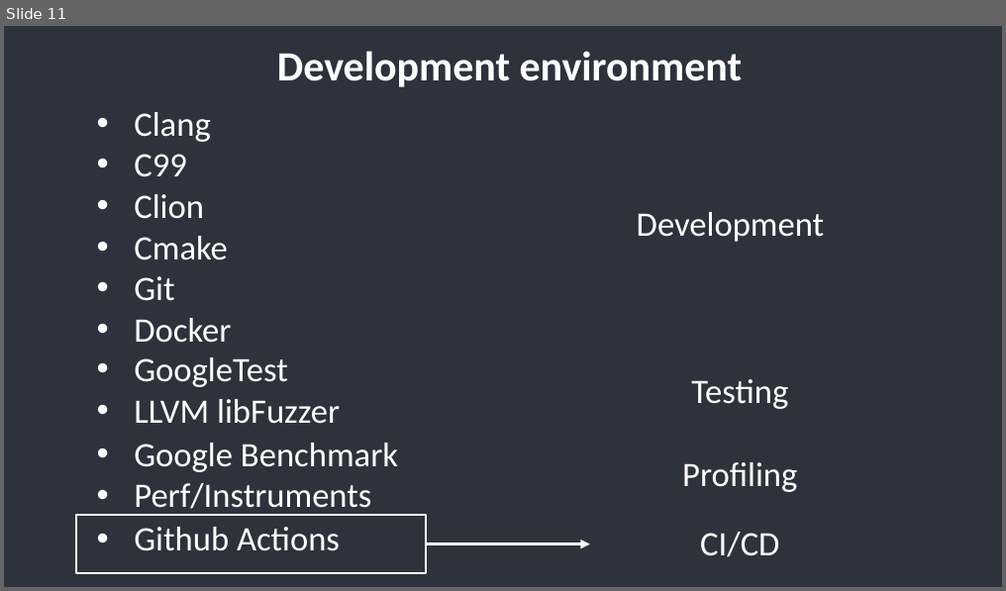
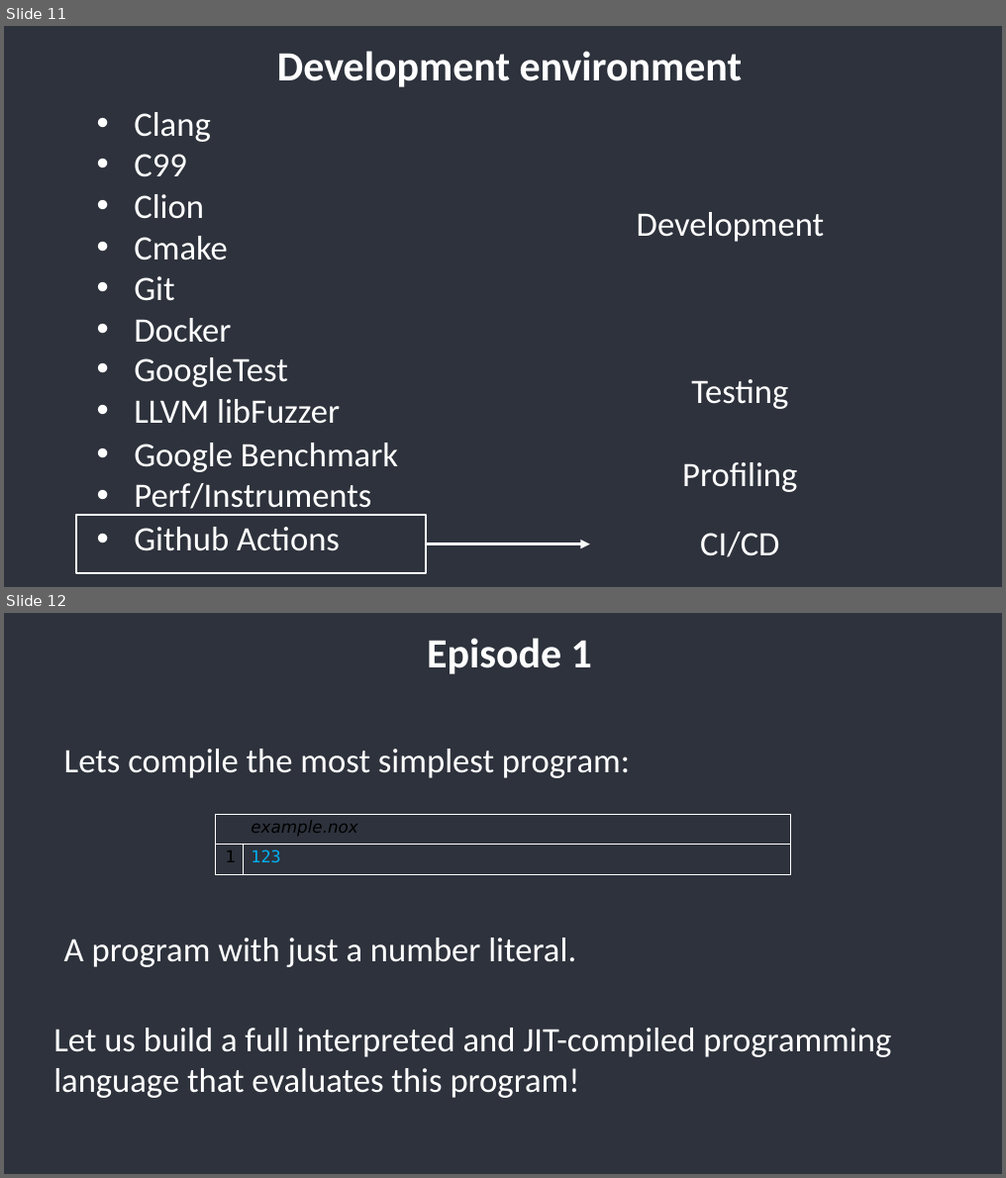
Before and after one commit to Naxaes/nox, a slide deck: presentation/Nox - Introduction.pptx. Shown one above the other, each under a label of ours: slide 11 before the commit, slides 11 and 12 after it. The pictures are 1006x591 and 1006x1178 pixels, drawn with LibreOffice and Linux fonts; fonts in the diff are those of the drawing. Boxes give left, top, right and bottom in pixels: in the first picture for what was removed or moved away, otherwise in the second. Text is boxed around its words. In the diff, an @@ line names an element or a change of style, - is before the commit and + after.

Commit message:
Added addition to the language

```diff
--- a/presentation/Nox - Introduction.pptx
+++ b/presentation/Nox - Introduction.pptx
@@ slide 12 added at [4, 613, 1002, 1174], background #2D323C @@
@@ title added at [427, 638, 592, 674], 40 pt, text #FFFFFF, bold @@
+Episode 1
@@ text added at [64, 749, 630, 778], 33 pt, text #FFFFFF @@
+Lets compile the most simplest program:
@@ table added at [216, 814, 790, 875], 2 rows, 2 columns @@
+ | example.nox
+1 | 123
@@ text added at [64, 938, 576, 967], 33 pt, text #FFFFFF @@
+A program with just a number literal.
@@ text added at [54, 1028, 891, 1098], 33 pt, text #FFFFFF @@
+Let us build a full interpreted and JIT-compiled programming language that evaluates this program!
```
Also in this commit, not shown: 1 slide changed, 15 other files.
